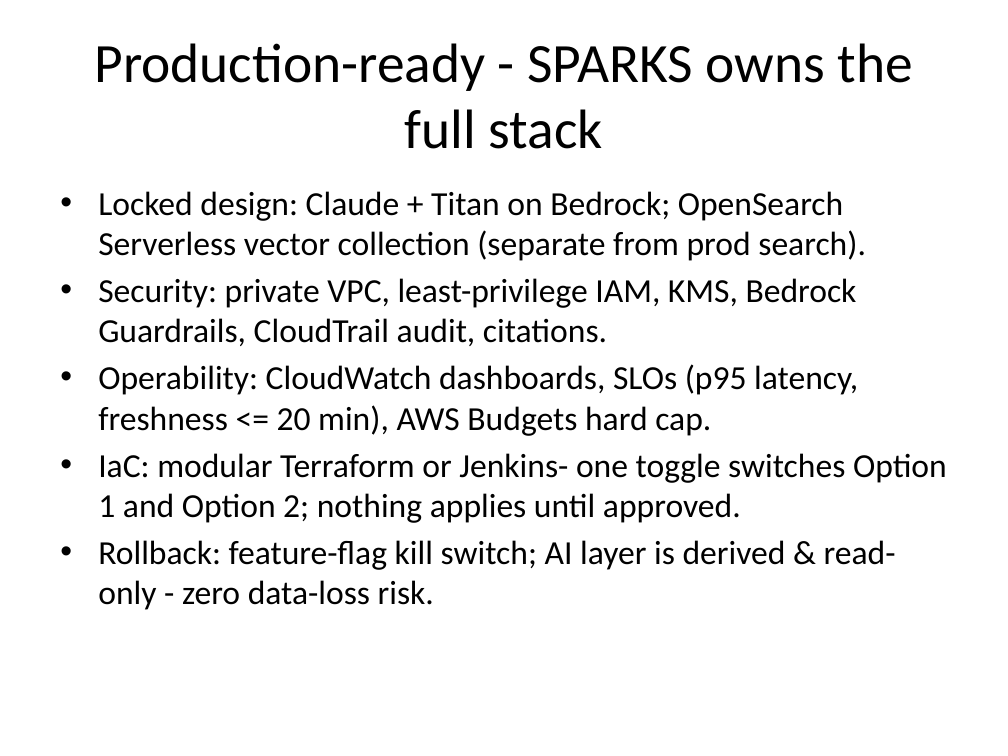
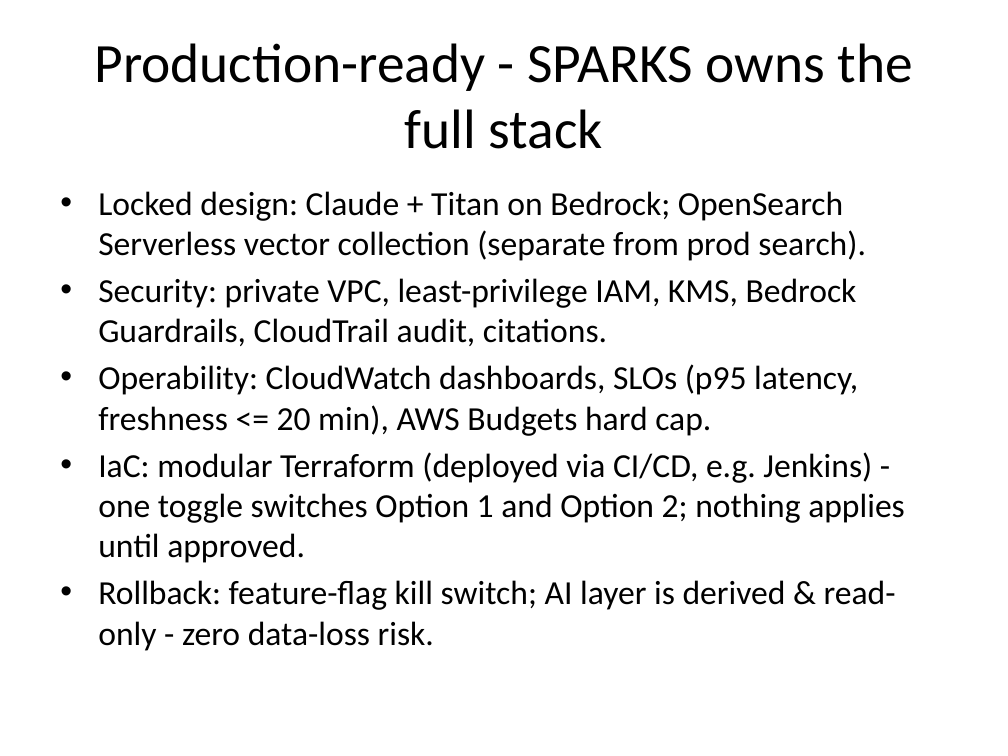
Before and after one commit to dasroopesh-blip/verticalbroker-aws-platform, a slide deck: slide 14 of SPARKS_AI_Search_Deck.pptx. Drawn at 1008x756 pixels with LibreOffice and Linux fonts; fonts in the diff are those of the drawing. Boxes give left, top, right and bottom in pixels: in the first picture for what was removed or moved away, otherwise in the second. Text is boxed around its words. In the diff, an @@ line names an element or a change of style, - is before the commit and + after.

```diff
--- a/SPARKS_AI_Search_Deck.pptx
+++ b/SPARKS_AI_Search_Deck.pptx
@@ text at <box>98,452,905,563</box>: text changed @@
-• IaC: modular Terraform or Jenkins- one toggle switches Option 1 and Option 2; nothing applies until approved.
+• IaC: modular Terraform (deployed via CI/CD, e.g. Jenkins) - one toggle switches Option 1 and Option 2; nothing applies until approved.
```
Also in this commit, not shown: 4 other slides changed, 1 slide added.
